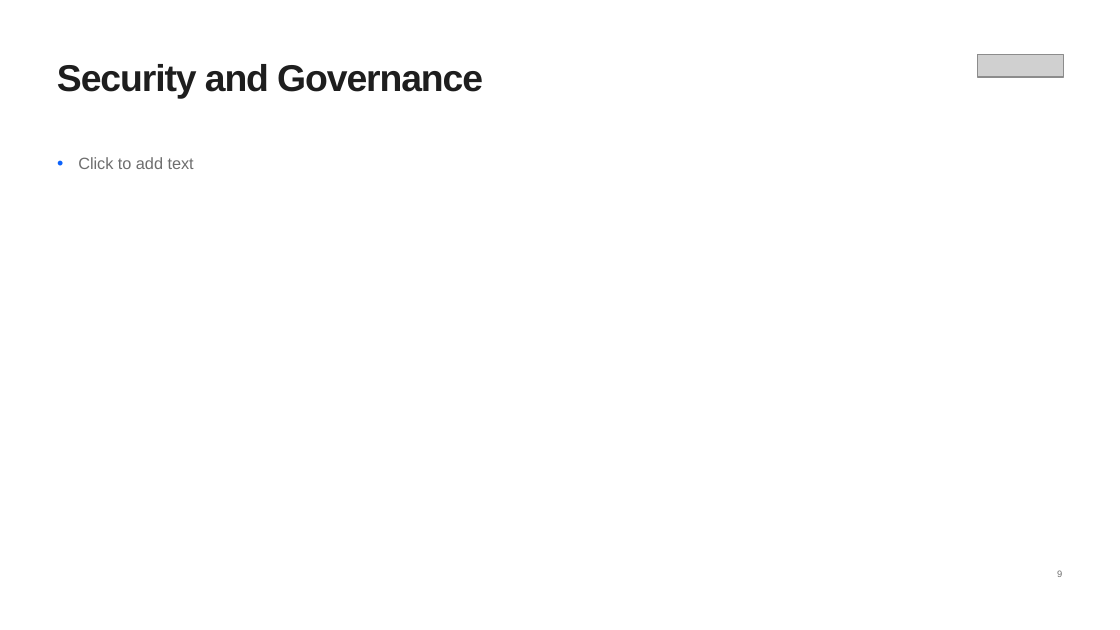
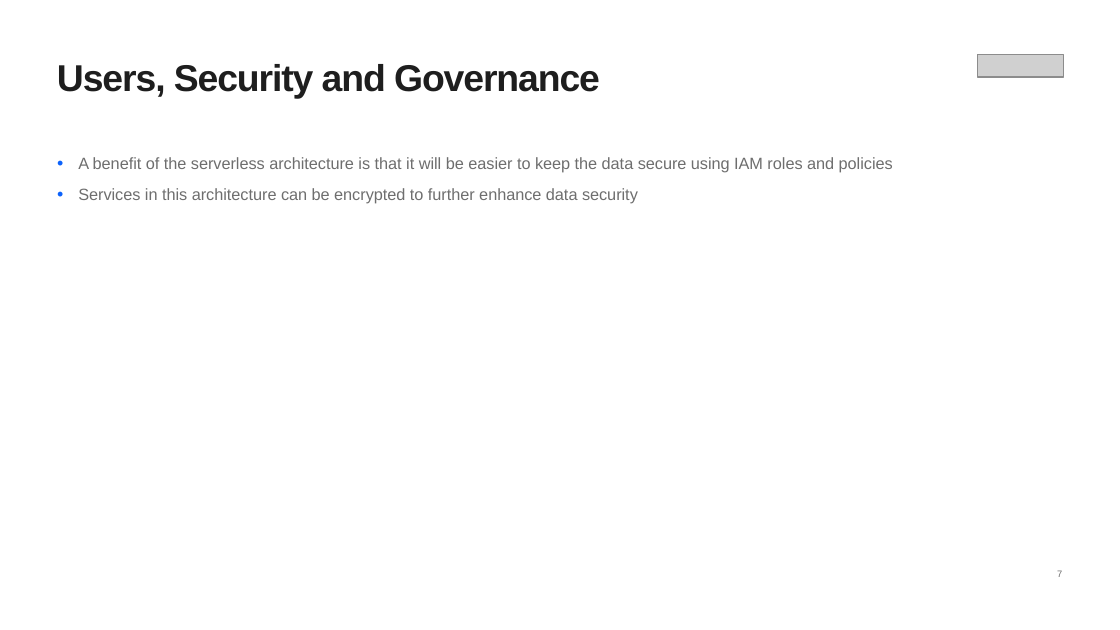
Before and after one commit to michalsicak/cloudDEacad-capstone-uk, a slide deck: slide 7 of Coranavirus Capstone Project.pptx (slide 9 before the commit). Drawn at 1120x630 pixels with LibreOffice and Linux fonts; fonts in the diff are those of the drawing; grey boxes stand for pictures. Boxes give left, top, right and bottom in pixels: in the first picture for what was removed or moved away, otherwise in the second. Text is boxed around its words. In the diff, an @@ line names an element or a change of style, - is before the commit and + after.

```diff
--- a/Coranavirus Capstone Project.pptx
+++ b/Coranavirus Capstone Project.pptx
@@ text at [57, 64, 600, 98]: text changed @@
-Security and Governance
+Users, Security and Governance
@@ text at [78, 157, 893, 204]: text changed @@
-• Click to add text
+• A benefit of the serverless architecture is that it will be easier to keep the data secure using IAM roles and policies
+• Services in this architecture can be encrypted to further enhance data security
@@ page number at [1057, 570, 1062, 577]: text changed @@
-9
+7
```
Also in this commit, not shown: 6 other slides changed, 4 slides added, 3 slides removed.
